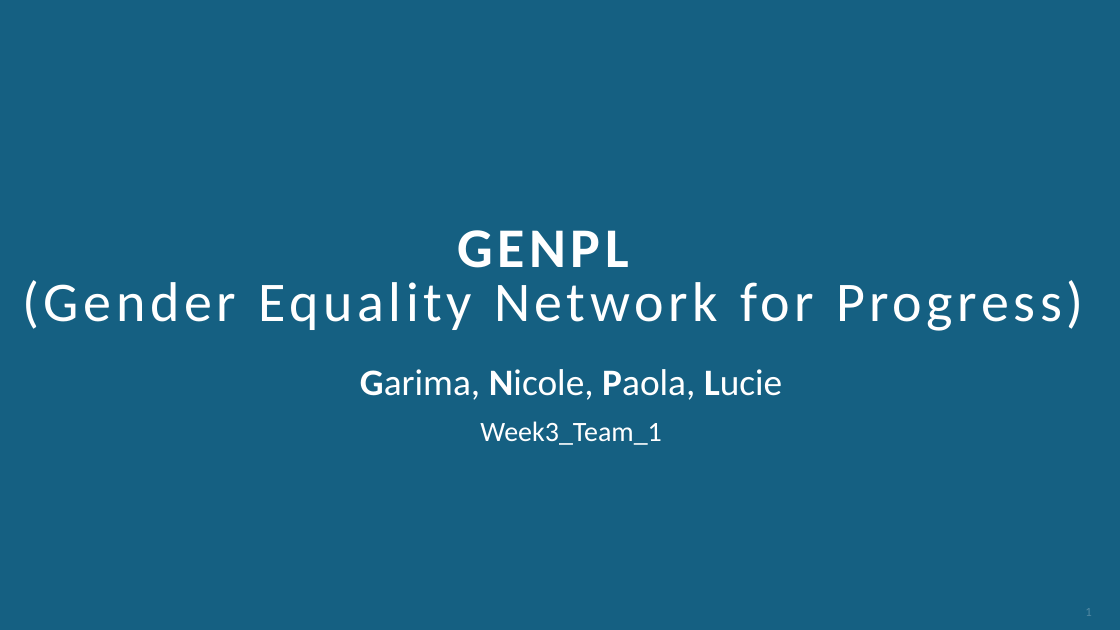
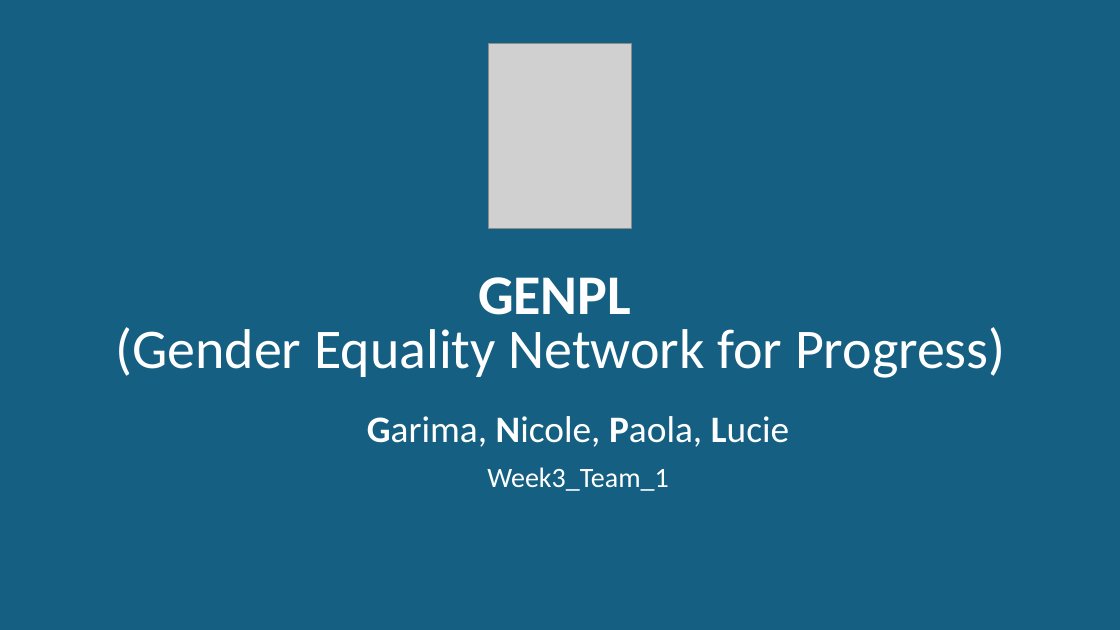
Before and after one commit to PaolaGaray/FirstProject, a slide deck: slide 1 of slides/Team 1_Week3.pptx. Drawn at 1120x630 pixels with LibreOffice and Linux fonts; fonts in the diff are those of the drawing; grey boxes stand for pictures. Boxes give left, top, right and bottom in pixels: in the first picture for what was removed or moved away, otherwise in the second. Text is boxed around its words. In the diff, an @@ line names an element or a change of style, - is before the commit and + after.

```diff
--- a/slides/Team 1_Week3.pptx
+++ b/slides/Team 1_Week3.pptx
@@ picture added at box(489, 43, 631, 229) @@
@@ title "GENPL (Gender Equality Network for ...": place and size @@
-title "GENPL (Gender Equality Network for ..." at box(22, 230, 1084, 331)
+title "GENPL (Gender Equality Network for ..." at box(115, 277, 1006, 378)
@@ title "GENPL (Gender Equality Network for ..." at box(115, 277, 1006, 378): letter spacing 4 to 0 pt @@
@@ subtitle "Garima, Nicole, Paola, Lucie": place and size @@
-subtitle "Garima, Nicole, Paola, Lucie" at box(360, 369, 782, 445)
+subtitle "Garima, Nicole, Paola, Lucie" at box(367, 416, 789, 491)
@@ subtitle at box(367, 416, 789, 447): less space between paragraphs @@
@@ page number removed at box(1085, 608, 1091, 616) @@
-1
```
Also in this commit, not shown: 5 other slides changed, 10 slides added, 12 slides removed, 2 other files.
